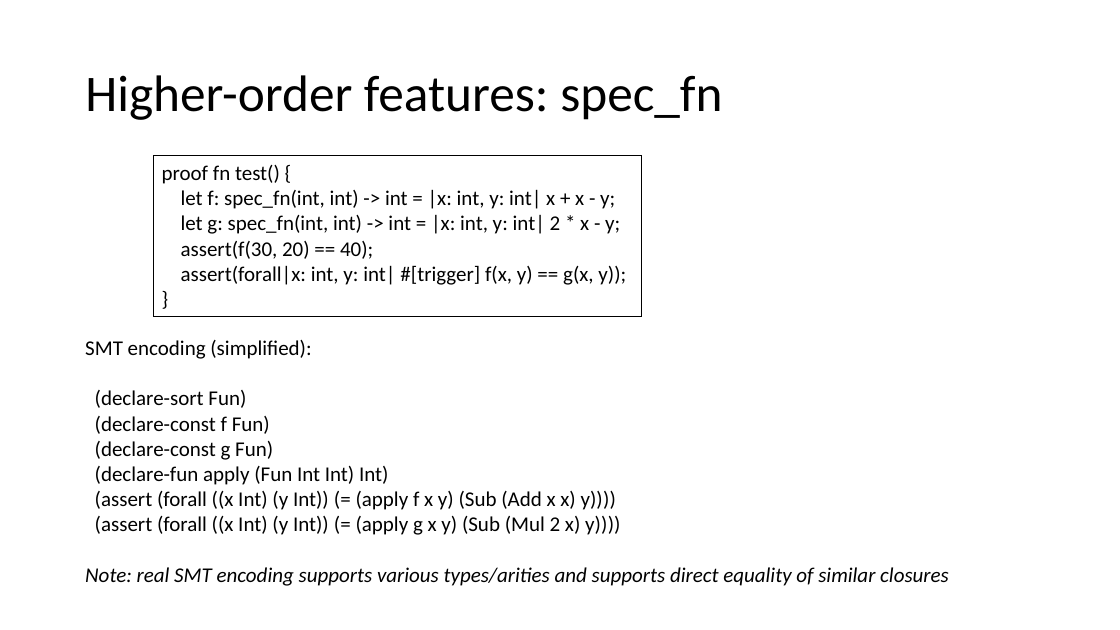
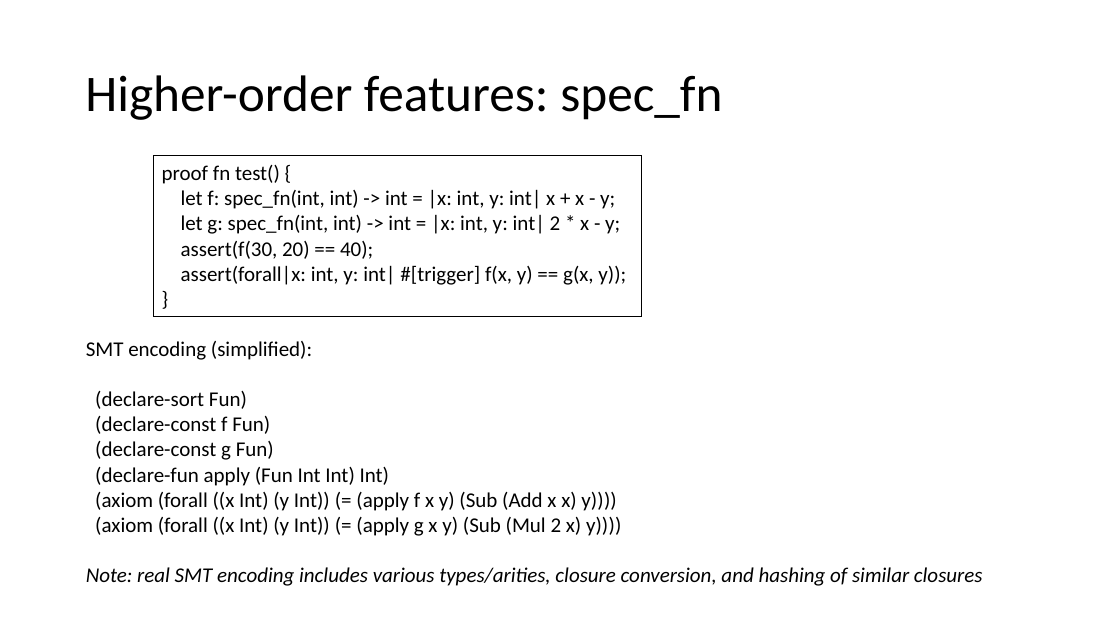
Before and after one commit to verus-lang/event-sites, a slide deck: slide 38 of 2026-summer-formal/slides/summer-school-formal-verus.pptx (slide 36 before the commit). Drawn at 1120x630 pixels with LibreOffice and Linux fonts; fonts in the diff are those of the drawing. Boxes give left, top, right and bottom in pixels: in the first picture for what was removed or moved away, otherwise in the second. Text is boxed around its words. In the diff, an @@ line names an element or a change of style, - is before the commit and + after.

Commit message:
In 2026-summer-formal, add erasure slide, projects slide, update logo, and minor edits to various slides

```diff
--- a/2026-summer-formal/slides/summer-school-formal-verus.pptx
+++ b/2026-summer-formal/slides/summer-school-formal-verus.pptx
@@ text at box(86, 492, 983, 586): text changed @@
-(assert (forall ((x Int) (y Int)) (= (apply f x y) (Sub (Add x x) y))))
-(assert (forall ((x Int) (y Int)) (= (apply g x y) (Sub (Mul 2 x) y))))
-Note: real SMT encoding supports various types/arities and supports direct equality of similar closures
+(axiom (forall ((x Int) (y Int)) (= (apply f x y) (Sub (Add x x) y))))
+(axiom (forall ((x Int) (y Int)) (= (apply g x y) (Sub (Mul 2 x) y))))
+Note: real SMT encoding includes various types/arities, closure conversion, and hashing of similar closures
```
Also in this commit, not shown: 9 other slides changed, 2 slides added, 1 other file.
